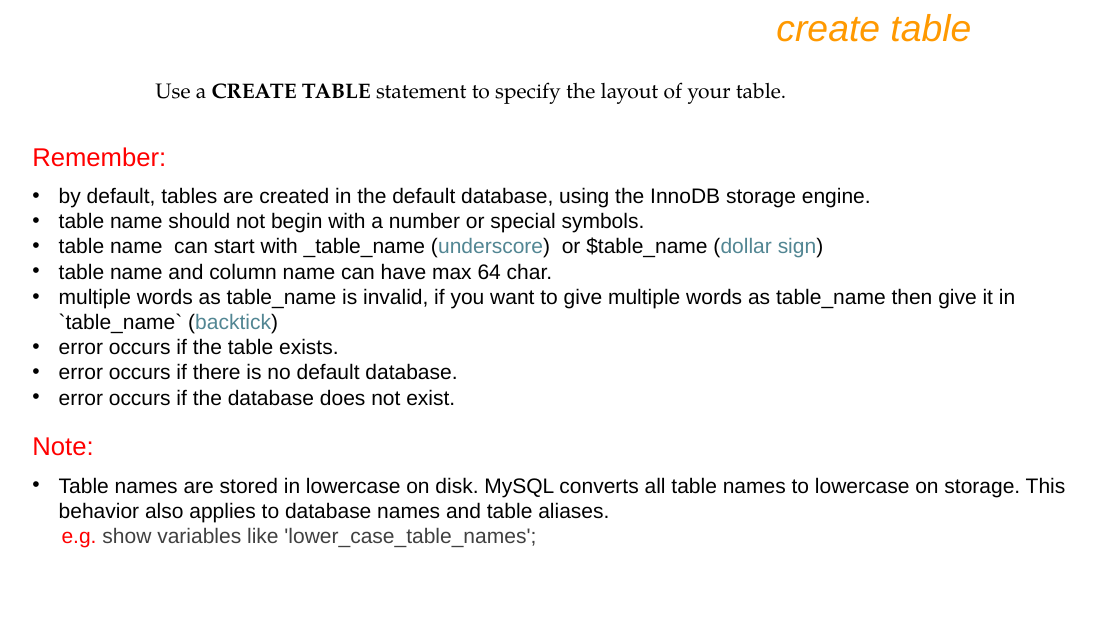
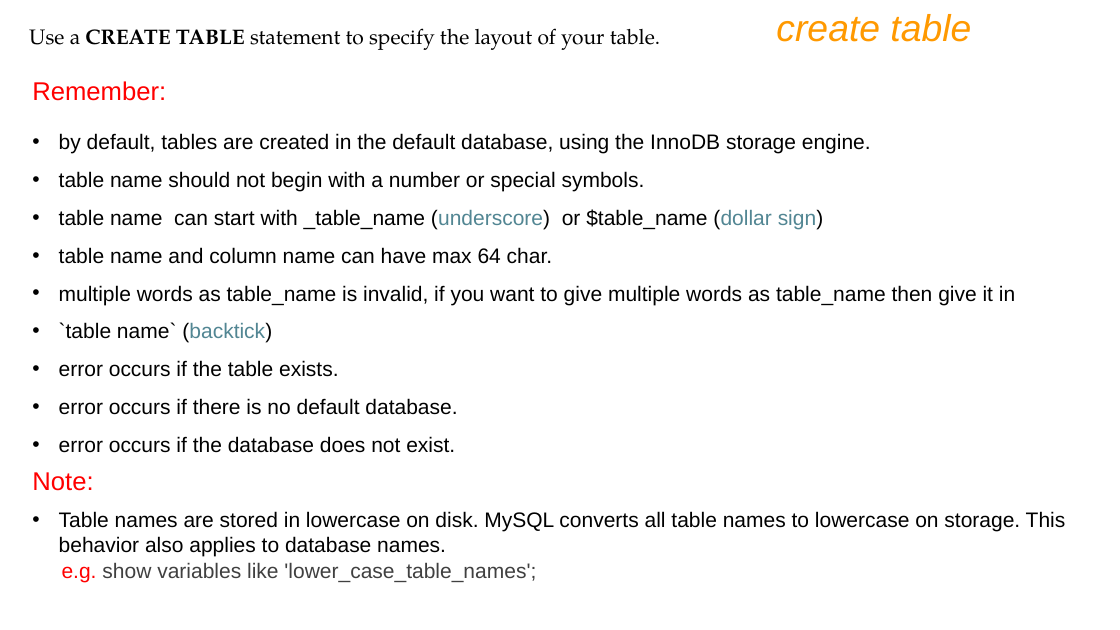
Before and after one commit to ShubhamPokale/DBMS_NOTES, a slide deck: slide 60 of IWAY MySQL PPT Ver9.pptx (slide 98 before the commit). Drawn at 1120x630 pixels with LibreOffice and Linux fonts; fonts in the diff are those of the drawing. Boxes give left, top, right and bottom in pixels: in the first picture for what was removed or moved away, otherwise in the second. Text is boxed around its words. In the diff, an @@ line names an element or a change of style, - is before the commit and + after.

```diff
--- a/IWAY MySQL PPT Ver9.pptx
+++ b/IWAY MySQL PPT Ver9.pptx
@@ text "Use a CREATE TABLE statement ...": place and size @@
-text "Use a CREATE TABLE statement ..." at (155,82,786,104)
+text "Use a CREATE TABLE statement ..." at (29,28,660,50)
@@ text "Remember:": place and size @@
-text "Remember:" at (32,147,1015,406)
+text "Remember:" at (32,81,1015,453)
@@ text at (59,133,871,453): line spacing 1 to 1.5 @@
@@ text at (59,285,1015,343): text changed @@
-• multiple words as table_name is invalid, if you want to give multiple words as table_name then give it in `table_name` (backtick)
+• multiple words as table_name is invalid, if you want to give multiple words as table_name then give it in
+• `table name` (backtick)
@@ text "Note:": place and size @@
-text "Note:" at (32,437,1066,547)
+text "Note:" at (32,472,1066,582)
@@ text at (59,511,1066,557): text changed @@
-• Table names are stored in lowercase on disk. MySQL converts all table names to lowercase on storage. This behavior also applies to database names and table aliases.
+• Table names are stored in lowercase on disk. MySQL converts all table names to lowercase on storage. This behavior also applies to database names.
```
Also in this commit, not shown: 34 other slides changed, 39 slides added, 65 slides removed, 6 other files.
